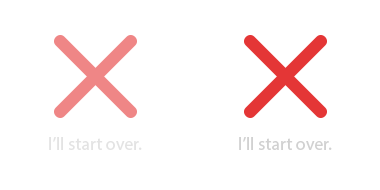
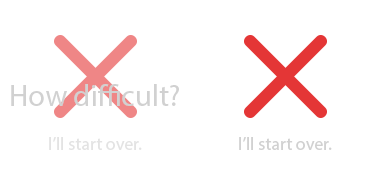
Two versions of the same layered image (380px x 190px). Layer-by-layer changes:
showed "How difficult?" over [11, 84, 179, 106]
